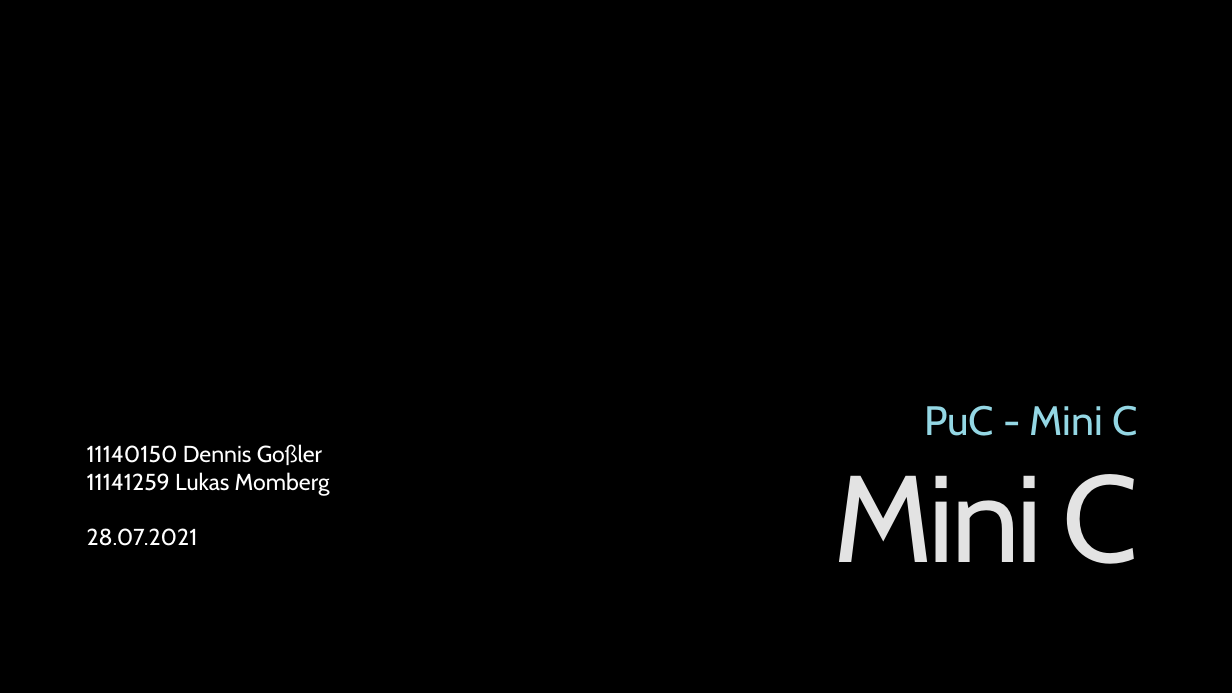
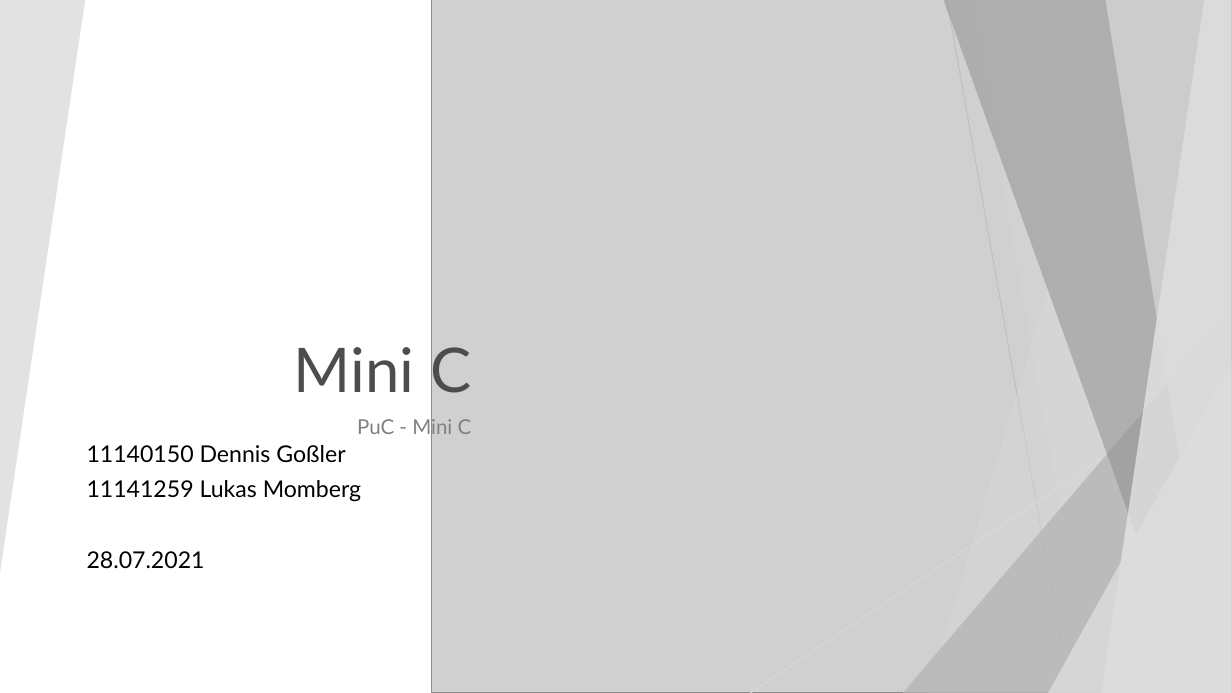
Before and after one commit to DennisGoss99/PuC_C--, a slide deck: slide 1 of Präsentation/Präsentation - Mini C.pptx. Drawn at 1232x693 pixels with LibreOffice and Linux fonts; fonts in the diff are those of the drawing; grey boxes stand for pictures; background and template pictures are left out. Boxes give left, top, right and bottom in pixels: in the first picture for what was removed or moved away, otherwise in the second. Text is boxed around its words. In the diff, an @@ line names an element or a change of style, - is before the commit and + after.

```diff
--- a/Präsentation/Präsentation - Mini C.pptx
+++ b/Präsentation/Präsentation - Mini C.pptx
@@ background picture (left out) to #FFFFFF @@
@@ group added at (x1=0, y1=0, x2=1232, y2=693): 5 freeform shapes, 3 triangles @@
@@ picture added at (x1=432, y1=0, x2=1232, y2=693) @@
@@ freeform shape added at (x1=928, y1=0, x2=1232, y2=693), fill #DDDDDD at 30% opacity @@
@@ freeform shape added at (x1=944, y1=0, x2=1232, y2=693), fill #858585 at 47% opacity @@
@@ line added from (947, 0) to (1070, 693), #BFBFBF 0.75 pt @@
@@ freeform shape added at (x1=970, y1=0, x2=1232, y2=693), fill #DDDDDD at 20% opacity @@
@@ freeform shape added at (x1=1102, y1=0, x2=1232, y2=693), fill #EBEBEB at 70% opacity @@
@@ freeform shape added at (x1=1105, y1=0, x2=1232, y2=693), fill #DDDDDD at 65% opacity @@
@@ title "Mini C" moved from (x1=834, y1=474, x2=1138, y2=564) to (x1=294, y1=338, x2=471, y2=403) @@
@@ title "Mini C" at (x1=294, y1=338, x2=471, y2=403): size 96 to 48 pt, font Cabin to Lato, text colour gradient #969696 to #E3E3E3 to #FFFFFF to #4D4D4D, letter spacing -3 to 0 pt; line spacing 0.9 to 1; vertical alignment top to bottom @@
@@ triangle added at (x1=903, y1=308, x2=1232, y2=693), fill #B2B2B2 at 72% opacity @@
@@ line added from (1232, 372) to (750, 693), #D9D9D9 0.75 pt @@
@@ triangle added at (x1=1048, y1=363, x2=1232, y2=693), fill #DDDDDD at 80% opacity @@
@@ subtitle "PuC - Mini C" moved from (x1=924, y1=405, x2=1138, y2=436) to (x1=357, y1=416, x2=472, y2=439) @@
@@ subtitle "PuC - Mini C" at (x1=357, y1=416, x2=472, y2=439): size 32 to 16 pt, font Cabin to Lato, text colour gradient #9FDBE7 to #94D7E4 to #BFE7EF to #FFFFFF to #808080; line spacing 0.9 to 1; vertical alignment bottom to top @@
@@ text "11140150 Dennis Goßler" at (x1=87, y1=445, x2=361, y2=569): font Cabin to Lato, text colour #FFFFFF to #000000; more space between paragraphs @@
```
Also in this commit, not shown: 4 other slides changed, 11 slides added, 2 slides removed.
